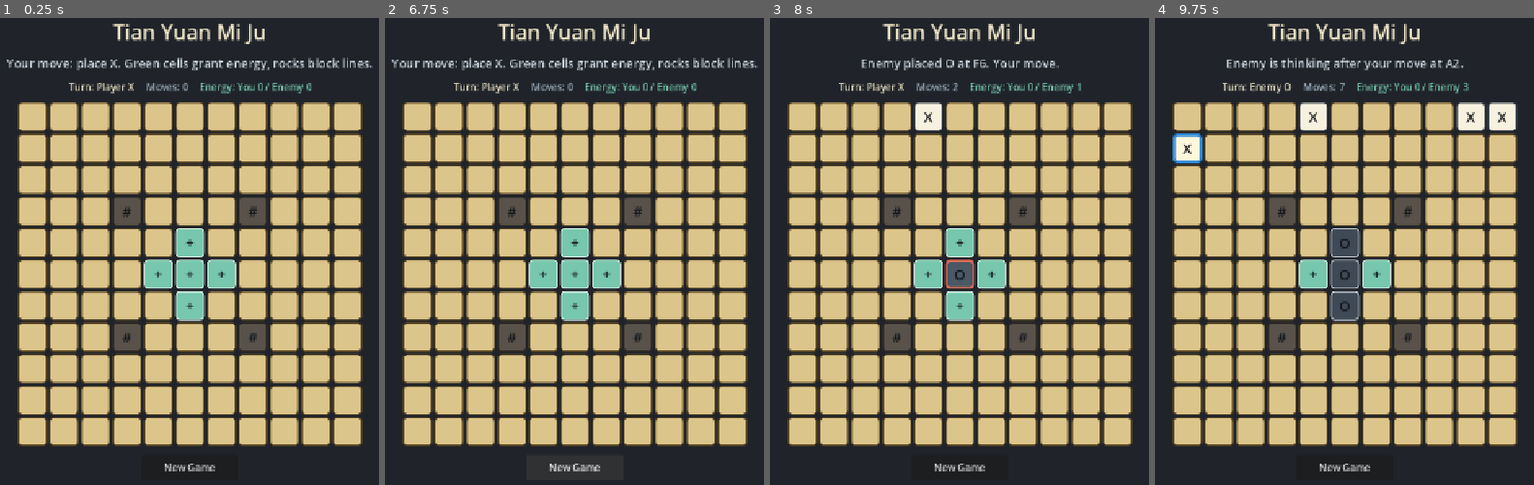
Above: before the commit, frames 1-4 (left to right).
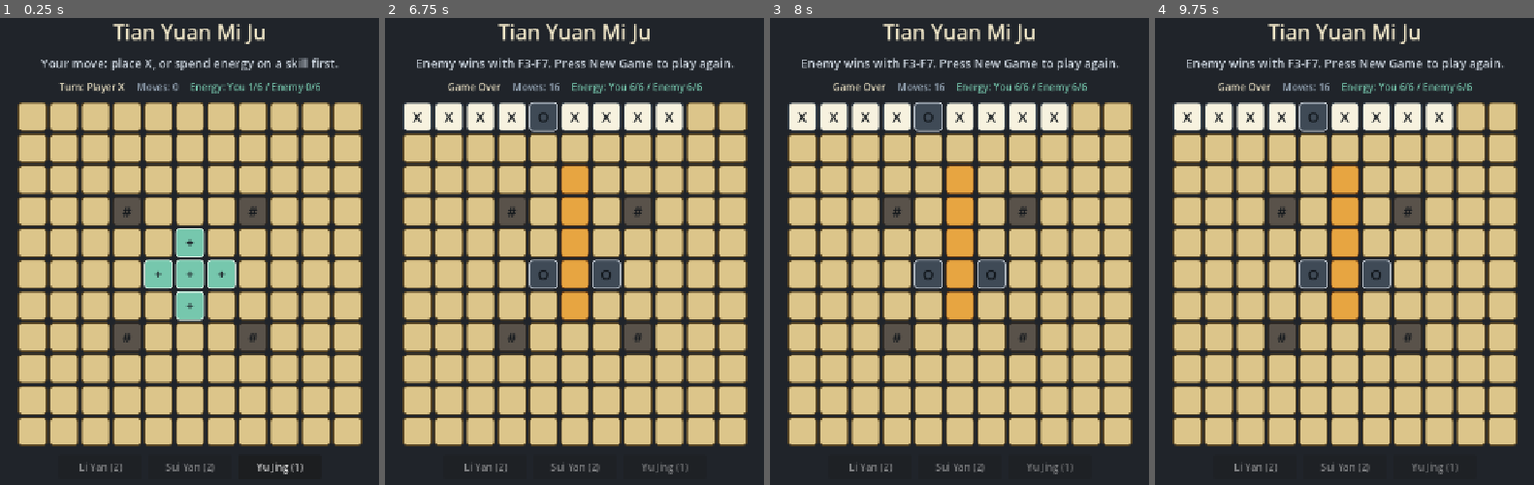
Above: after the commit, the same moments.

Repository: eason522/game
Game: Godot game, scene res://scenes/game/BattleScene.tscn
The game is run twice, just before and just after one commit, with the same random seed, the same clock (stepped at 60 frames per second) and the same inputs.
Inputs (mouse positions are in pixels of both pictures, inside the frame that each line leads up to):
- Up to frame 1 (0.25 s): no input
- Up to frame 2 (6.75 s): click (419, 116) at 0.52 s; click (449, 116) at 1.27 s; click (479, 116) at 2.02 s; click (513, 116) at 2.77 s; click (574, 116) at 3.52 s; click (604, 116) at 4.27 s; click (638, 116) at 5.02 s; click (669, 116) at 5.77 s; click (574, 466) at 6.5 s, where only the run before the commit has a clickable "New Game"
- Up to frame 3 (8 s): click (929, 116) at 7.27 s
- Up to frame 4 (9.75 s): click (1469, 116) at 8.02 s; click (1503, 116) at 8.77 s; click (1189, 148) at 9.52 s

The runs differ from the first frame. In frame 1, 2.3% of the frame differs, in the area x 1-99%, y 8-98%; in frame 2, 9.6%; in frame 3, 9.4%; in frame 4, 11%, in the area x 4-96%, y 8-98%.

Commit message:
Add basic skill system

Diff:
--- a/scripts/game/BattleScene.gd
+++ b/scripts/game/BattleScene.gd
@@ -2,18 +2,23 @@
 
 const BOARD_SIZE := 11
 const CELL_SIZE := Vector2(48, 48)
+const ENERGY_MAX := 6
+const SkillExecutorScript := preload("res://scripts/skills/SkillExecutor.gd")
 
 var board := BoardState.new(BOARD_SIZE, BOARD_SIZE)
 var rule_checker := RuleChecker.new()
 var enemy_ai := EnemyAI.new()
+var skill_executor := SkillExecutorScript.new()
 
 var status_label: Label
 var turn_label: Label
 var move_count_label: Label
 var energy_label: Label
 var board_grid: GridContainer
+var skill_bar: HBoxContainer
 var reset_button: Button
 var cells: Array = []
+var skill_buttons: Dictionary = {}
 var current_turn := BoardState.PLAYER
 var game_over := false
 var winning_line: Array = []
@@ -22,10 +27,14 @@
 var move_count := 0
 var player_energy := 0
 var enemy_energy := 0
+var selected_skill_id := ""
+var warning_target := Vector2i(-1, -1)
 
 var empty_style: StyleBoxFlat
 var spirit_style: StyleBoxFlat
 var rock_style: StyleBoxFlat
+var skill_target_style: StyleBoxFlat
+var warning_style: StyleBoxFlat
 var player_style: StyleBoxFlat
 var enemy_style: StyleBoxFlat
 var last_player_style: StyleBoxFlat
@@ -43,6 +52,8 @@
 	empty_style = _make_cell_style(Color("#dcc58a"), Color("#5a4725"))
 	spirit_style = _make_cell_style(Color("#76c7ad"), Color("#e2f5e9"))
 	rock_style = _make_cell_style(Color("#59524a"), Color("#2f2a25"))
+	skill_target_style = _make_cell_style(Color("#9164d8"), Color("#efe5ff"), 4)
+	warning_style = _make_cell_style(Color("#d65f4b"), Color("#fff2cd"), 4)
 	player_style = _make_cell_style(Color("#f7f2df"), Color("#36404a"))
 	enemy_style = _make_cell_style(Color("#3f4a56"), Color("#cbd3dc"))
 	last_player_style = _make_cell_style(Color("#fff7dc"), Color("#2f89d7"), 4)
@@ -122,6 +133,11 @@
 	board_grid.add_theme_constant_override("v_separation", 4)
 	main.add_child(board_grid)
 
+	skill_bar = HBoxContainer.new()
+	skill_bar.alignment = BoxContainer.ALIGNMENT_CENTER
+	skill_bar.add_theme_constant_override("separation", 10)
+	main.add_child(skill_bar)
+
 	reset_button = Button.new()
 	reset_button.text = "New Game"
 	reset_button.custom_minimum_size = Vector2(160, 42)
@@ -130,6 +146,7 @@
 	main.add_child(reset_button)
 
 	_create_cells()
+	_create_skill_buttons()
 
 
 func _create_cells() -> void:
@@ -155,6 +172,18 @@
 		cells.append(row)
 
 
+func _create_skill_buttons() -> void:
+	skill_buttons.clear()
+
+	for skill_id in skill_executor.get_skill_ids():
+		var button := Button.new()
+		button.custom_minimum_size = Vector2(138, 40)
+		button.focus_mode = Control.FOCUS_NONE
+		button.pressed.connect(_on_skill_pressed.bind(skill_id))
+		skill_bar.add_child(button)
+		skill_buttons[skill_id] = button
+
+
 func _start_new_game() -> void:
 	board = BoardState.new(BOARD_SIZE, BOARD_SIZE)
 	_setup_demo_terrain()
@@ -166,7 +195,10 @@
 	move_count = 0
 	player_energy = 0
 	enemy_energy = 0
-	_set_status("Your move: place X. Green cells grant energy, rocks block lines.")
+	selected_skill_id = ""
+	warning_target = Vector2i(-1, -1)
+	_begin_turn(BoardState.PLAYER)
+	_set_status("Your move: place X, or spend energy on a skill first.")
 	_refresh_board()
 
 
@@ -196,9 +228,14 @@
 	if game_over or current_turn != BoardState.PLAYER:
 		return
 
+	if not selected_skill_id.is_empty():
+		_try_use_targeted_skill(pos)
+		return
+
 	if not board.place_piece(pos, BoardState.PLAYER):
 		return
 
+	warning_target = Vector2i(-1, -1)
 	_record_move(pos, BoardState.PLAYER)
 	_apply_terrain_reward(pos, BoardState.PLAYER)
 	_finish_turn(BoardState.PLAYER)
@@ -207,6 +244,7 @@
 		return
 
 	current_turn = BoardState.ENEMY
+	_begin_turn(BoardState.ENEMY)
 	_set_status("Enemy is thinking after your move at %s." % _format_board_pos(pos))
 	_refresh_board()
 
@@ -231,18 +269,94 @@
 
 	if not game_over:
 		current_turn = BoardState.PLAYER
+		_begin_turn(BoardState.PLAYER)
 		_set_status("Enemy placed O at %s. Your move." % _format_board_pos(move))
 		_refresh_board()
 
 
+func _begin_turn(owner: int) -> void:
+	_gain_energy(owner, 1)
+
+
 func _apply_terrain_reward(pos: Vector2i, owner: int) -> void:
 	if board.get_terrain(pos) != BoardState.TERRAIN_SPIRIT:
 		return
 
+	_gain_energy(owner, 1)
+
+
+func _gain_energy(owner: int, amount: int) -> void:
 	if owner == BoardState.PLAYER:
-		player_energy += 1
+		player_energy = min(ENERGY_MAX, player_energy + amount)
 	else:
-		enemy_energy += 1
+		enemy_energy = min(ENERGY_MAX, enemy_energy + amount)
+
+
+func _spend_player_energy(amount: int) -> void:
+	player_energy = max(0, player_energy - amount)
+
+
+func _on_skill_pressed(skill_id: String) -> void:
+	if game_over or current_turn != BoardState.PLAYER:
+		return
+
+	if not skill_executor.can_afford(skill_id, player_energy):
+		_set_status("%s needs %d energy." % [skill_executor.get_skill_name(skill_id), skill_executor.get_cost(skill_id)])
+		return
+
+	if not skill_executor.requires_target(skill_id):
+		_use_instant_skill(skill_id)
+		return
+
+	if selected_skill_id == skill_id:
+		selected_skill_id = ""
+		_set_status("Skill cancelled. Place X or choose another skill.")
+	else:
+		selected_skill_id = skill_id
+		_set_status("%s selected. Choose a highlighted target." % skill_executor.get_skill_name(skill_id))
+
+	_refresh_board()
+
+
+func _try_use_targeted_skill(pos: Vector2i) -> void:
+	if not skill_executor.can_afford(selected_skill_id, player_energy):
+		_set_status("%s needs %d energy." % [skill_executor.get_skill_name(selected_skill_id), skill_executor.get_cost(selected_skill_id)])
+		selected_skill_id = ""
+		_refresh_board()
+		return
+
+	if not skill_executor.is_valid_target(board, selected_skill_id, pos):
+		_set_status("Invalid target for %s." % skill_executor.get_skill_name(selected_skill_id))
+		return
+
+	var skill_name: String = skill_executor.get_skill_name(selected_skill_id)
+	var cost: int = skill_executor.get_cost(selected_skill_id)
+
+	if not skill_executor.execute(board, selected_skill_id, pos):
+		_set_status("%s failed at %s." % [skill_name, _format_board_pos(pos)])
+		return
+
+	_spend_player_energy(cost)
+	selected_skill_id = ""
+	warning_target = Vector2i(-1, -1)
+	_set_status("%s used at %s. Place X to finish your turn." % [skill_name, _format_board_pos(pos)])
+	_refresh_board()
+
+
+func _use_instant_skill(skill_id: String) -> void:
+	var predicted_move := enemy_ai.choose_move(board)
+	var skill_name: String = skill_executor.get_skill_name(skill_id)
+
+	_spend_player_energy(skill_executor.get_cost(skill_id))
+	selected_skill_id = ""
+	warning_target = predicted_move
+
+	if predicted_move == Vector2i(-1, -1):
+		_set_status("%s found no legal enemy move." % skill_name)
+	else:
+		_set_status("%s predicts danger at %s." % [skill_name, _format_board_pos(predicted_move)])
+
+	_refresh_board()
 
 
 func _finish_turn(owner: int) -> void:
@@ -294,6 +408,7 @@
 
 func _refresh_board() -> void:
 	_refresh_info_labels()
+	_refresh_skill_buttons()
 
 	for y in range(BOARD_SIZE):
 		for x in range(BOARD_SIZE):
@@ -326,13 +441,42 @@
 				button.text = "+"
 				style = spirit_style
 
-			button.disabled = game_over or current_turn != BoardState.PLAYER or not board.is_cell_playable(pos)
+			if owner == BoardState.EMPTY and not selected_skill_id.is_empty() and skill_executor.is_valid_target(board, selected_skill_id, pos):
+				if button.text.is_empty():
+					button.text = "*"
+				style = skill_target_style
+			elif owner == BoardState.EMPTY and pos == warning_target:
+				button.text = "!"
+				style = warning_style
+
+			button.disabled = _is_cell_disabled(pos)
 			button.add_theme_stylebox_override("normal", style)
 			button.add_theme_stylebox_override("hover", style)
 			button.add_theme_stylebox_override("pressed", style)
 			button.add_theme_stylebox_override("disabled", style)
 
 
+func _is_cell_disabled(pos: Vector2i) -> bool:
+	if game_over or current_turn != BoardState.PLAYER:
+		return true
+
+	if not selected_skill_id.is_empty():
+		return not skill_executor.is_valid_target(board, selected_skill_id, pos)
+
+	return not board.is_cell_playable(pos)
+
+
+func _refresh_skill_buttons() -> void:
+	for skill_id in skill_buttons:
+		var button: Button = skill_buttons[skill_id]
+		var cost: int = skill_executor.get_cost(skill_id)
+		var name: String = skill_executor.get_skill_name(skill_id)
+		var prefix := "> " if selected_skill_id == skill_id else ""
+
+		button.text = "%s%s (%d)" % [prefix, name, cost]
+		button.disabled = game_over or current_turn != BoardState.PLAYER or not skill_executor.can_afford(skill_id, player_energy)
+
+
 func _refresh_info_labels() -> void:
 	if turn_label == null or move_count_label == null or energy_label == null:
 		return
@@ -344,4 +488,4 @@
 
 	turn_label.text = turn_text
 	move_count_label.text = "Moves: %d" % move_count
-	energy_label.text = "Energy: You %d / Enemy %d" % [player_energy, enemy_energy]
+	energy_label.text = "Energy: You %d/%d / Enemy %d/%d" % [player_energy, ENERGY_MAX, enemy_energy, ENERGY_MAX]
--- /dev/null
+++ b/scripts/skills/SkillExecutor.gd
@@ -0,0 +1,83 @@
+class_name SkillExecutor
+extends RefCounted
+
+const SKILL_ROCK_CREATE := "rock_create"
+const SKILL_ROCK_BREAK := "rock_break"
+const SKILL_WARNING := "warning"
+
+const SKILL_ORDER := [
+	SKILL_ROCK_CREATE,
+	SKILL_ROCK_BREAK,
+	SKILL_WARNING,
+]
+
+const SKILL_DATA := {
+	SKILL_ROCK_CREATE: {
+		"name": "Li Yan",
+		"cost": 2,
+		"description": "Create rock on an empty cell.",
+		"requires_target": true,
+	},
+	SKILL_ROCK_BREAK: {
+		"name": "Sui Yan",
+		"cost": 2,
+		"description": "Remove one rock cell.",
+		"requires_target": true,
+	},
+	SKILL_WARNING: {
+		"name": "Yu Jing",
+		"cost": 1,
+		"description": "Reveal the enemy's likely next move.",
+		"requires_target": false,
+	},
+}
+
+
+func get_skill_ids() -> Array:
+	return SKILL_ORDER.duplicate()
+
+
+func get_skill_name(skill_id: String) -> String:
+	return SKILL_DATA.get(skill_id, {}).get("name", skill_id)
+
+
+func get_cost(skill_id: String) -> int:
+	return SKILL_DATA.get(skill_id, {}).get("cost", 0)
+
+
+func get_description(skill_id: String) -> String:
+	return SKILL_DATA.get(skill_id, {}).get("description", "")
+
+
+func requires_target(skill_id: String) -> bool:
+	return SKILL_DATA.get(skill_id, {}).get("requires_target", true)
+
+
+func can_afford(skill_id: String, energy: int) -> bool:
+	return energy >= get_cost(skill_id)
+
+
+func is_valid_target(board: BoardState, skill_id: String, pos: Vector2i) -> bool:
+	if not board.is_inside(pos):
+		return false
+
+	match skill_id:
+		SKILL_ROCK_CREATE:
+			return board.get_piece(pos) == BoardState.EMPTY and board.get_terrain(pos) != BoardState.TERRAIN_ROCK
+		SKILL_ROCK_BREAK:
+			return board.get_piece(pos) == BoardState.EMPTY and board.get_terrain(pos) == BoardState.TERRAIN_ROCK
+		_:
+			return false
+
+
+func execute(board: BoardState, skill_id: String, pos: Vector2i) -> bool:
+	if not is_valid_target(board, skill_id, pos):
+		return false
+
+	match skill_id:
+		SKILL_ROCK_CREATE:
+			return board.set_terrain(pos, BoardState.TERRAIN_ROCK)
+		SKILL_ROCK_BREAK:
+			return board.set_terrain(pos, BoardState.TERRAIN_NORMAL)
+
+	return false
--- /dev/null
+++ b/tests/skill_system_smoke.gd
@@ -0,0 +1,81 @@
+extends SceneTree
+
+const SkillExecutorScript := preload("res://scripts/skills/SkillExecutor.gd")
+
+var failures: Array = []
+
+
+func _init() -> void:
+	_run()
+
+	if failures.is_empty():
+		print("Skill system smoke tests passed.")
+		quit(0)
+		return
+
+	for failure in failures:
+		push_error(failure)
+
+	quit(1)
+
+
+func _run() -> void:
+	_assert_rock_create_skill()
+	_assert_rock_break_skill()
+	_assert_warning_skill_metadata()
+
+
+func _assert_rock_create_skill() -> void:
+	var board := BoardState.new(11, 11)
+	var skills := SkillExecutorScript.new()
+	var target := Vector2i(5, 5)
+
+	if not skills.is_valid_target(board, "rock_create", target):
+		failures.append("rock create: expected empty normal cell to be valid")
+		return
+
+	if not skills.execute(board, "rock_create", target):
+		failures.append("rock create: execute returned false")
+		return
+
+	if board.get_terrain(target) != BoardState.TERRAIN_ROCK:
+		failures.append("rock create: target terrain should become rock")
+		return
+
+	if board.is_cell_playable(target):
+		failures.append("rock create: created rock should block placement")
+
+
+func _assert_rock_break_skill() -> void:
+	var board := BoardState.new(11, 11)
+	var skills := SkillExecutorScript.new()
+	var target := Vector2i(4, 4)
+
+	board.set_terrain(target, BoardState.TERRAIN_ROCK)
+
+	if not skills.is_valid_target(board, "rock_break", target):
+		failures.append("rock break: expected empty rock cell to be valid")
+		return
+
+	if not skills.execute(board, "rock_break", target):
+		failures.append("rock break: execute returned false")
+		return
+
+	if board.get_terrain(target) != BoardState.TERRAIN_NORMAL:
+		failures.append("rock break: target terrain should become normal")
+
+
+func _assert_warning_skill_metadata() -> void:
+	var skills := SkillExecutorScript.new()
+
+	if skills.requires_target("warning"):
+		failures.append("warning: expected instant skill without target")
+
+	if skills.get_cost("warning") != 1:
+		failures.append("warning: expected cost 1")
+
+	if skills.can_afford("warning", 0):
+		failures.append("warning: should not be affordable at 0 energy")
+
+	if not skills.can_afford("warning", 1):
+		failures.append("warning: should be affordable at 1 energy")
Not shown, changed: DEVELOPMENT_PLAN.md
Not shown, changed: README.md
